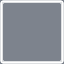
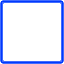
Revision of a layered 64x64 image; what changed, layer by layer:
added layer "rare" above "uncommon" over [0, 0, 64, 64]
renamed "Layer #1" to "common", hid it over [0, 0, 64, 64]
renamed "Layer" to "background", hid it, opacity 75% → 100% over [0, 0, 64, 64]
